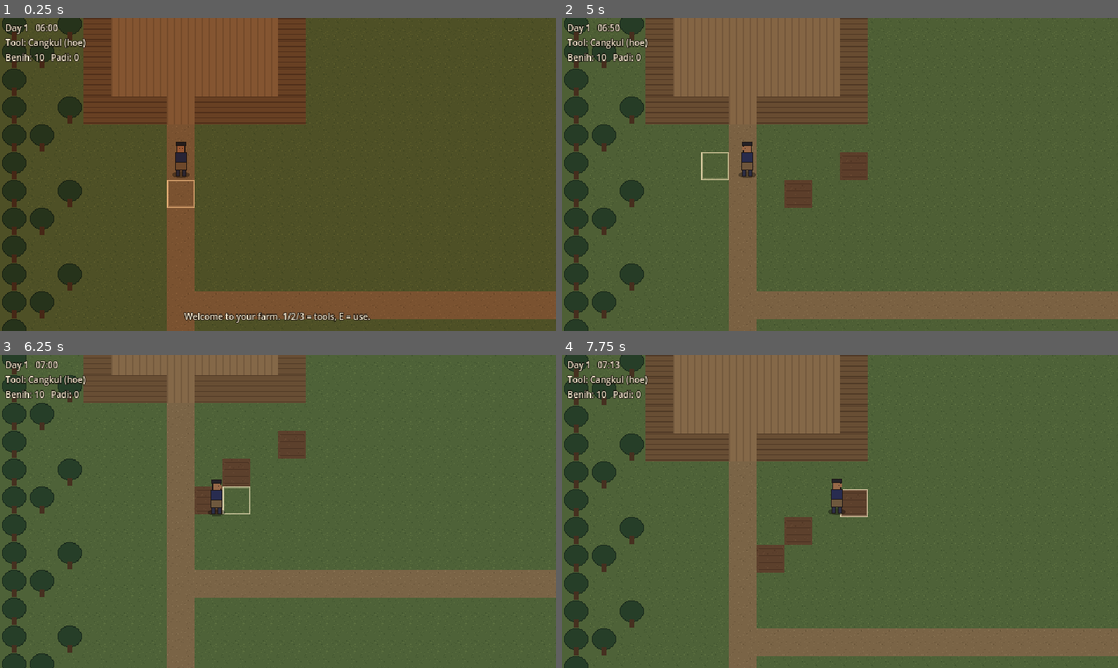
Above: before the commit, frames 1-4 (two rows, left to right).
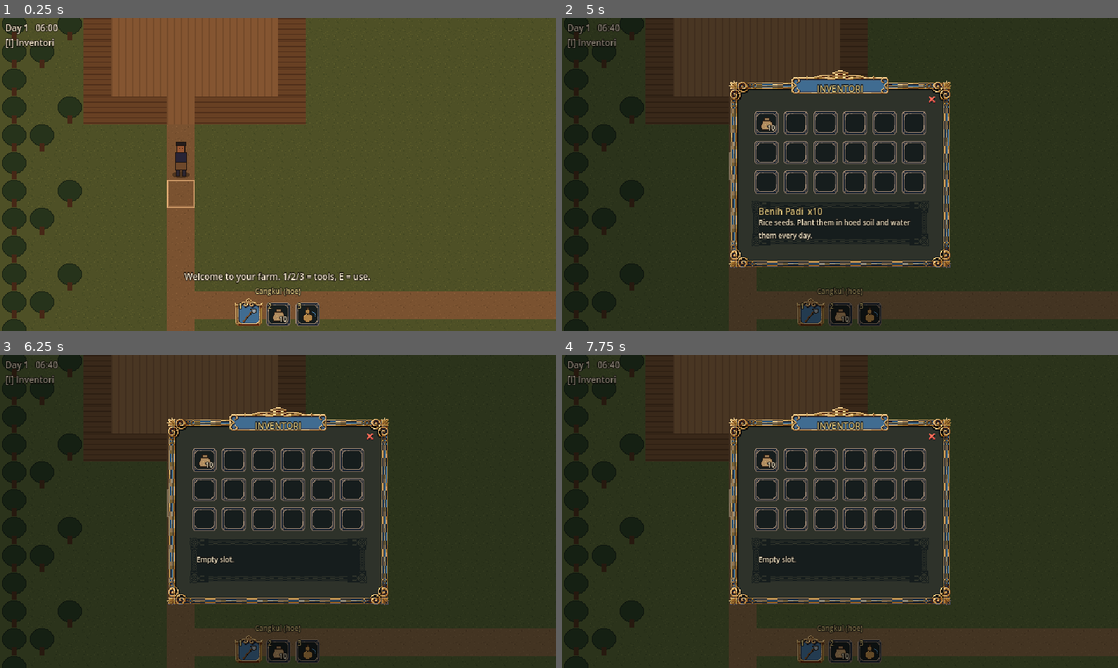
Above: after the commit, the same moments.

Repository: Hans2340/project-harvest
Game: Godot game, scene res://scenes/world/farm.tscn
Two runs of this game, one before a commit and one after it. Both use one fixed random seed, a clock stepped at 60 frames per second and the inputs below.
Inputs (mouse positions are in pixels of both pictures, inside the frame that each line leads up to):
- Up to frame 1 (0.25 s): no input
- Up to frame 2 (5 s): tap Enter at 0.5 s; move the mouse to (962, 158) at 0.52 s; hold D (move_right) 0.53-1.28 s; tap 1 (tool_1) at 0.6, 1.55, 2.1, 2.85, 3.8, 4.35 s; move the mouse to (728, 190) at 1.27 s; hold S (move_down) 1.28-2.03 s; tap E (interact) at 1.35 s; move the mouse to (895, 105) at 2.02 s; hold D (move_right) 2.03-2.78 s; move the mouse to (812, 237) at 2.77 s; hold W (move_up) 2.78-3.53 s; move the mouse to (1006, 221) at 3.52 s; hold E (interact) 3.53-4.28 s; hold A (move_left) from 3.53 s (still down); tap Escape (ui_cancel) at 4.15 s; move the mouse to (673, 127) at 4.27 s; tap I (inventory, bound only after the commit) at 4.9 s
- Up to frame 3 (6.25 s): move the mouse to (305, 511) at 5.02 s; release A (move_left) at 5.03 s; hold S (move_down) 5.03-5.78 s; tap 1 (tool_1) at 5.1, 6.05 s; move the mouse to (194, 433) at 5.77 s; hold D (move_right) from 5.78 s (still down); tap E (interact) at 5.85 s
- Up to frame 4 (7.75 s): move the mouse to (962, 495) at 6.52 s; release D (move_right) at 6.53 s; hold W (move_up) 6.53-7.28 s; tap 1 (tool_1) at 6.6, 7.35 s; move the mouse to (728, 527) at 7.27 s; hold D (move_right) from 7.28 s (still down)

The runs differ from the first frame. In frame 1, 2.5% of the frame differs, in the area x 0-67%, y 6-99%; in frame 2, 99%; in frame 3, 97%; in frame 4, 99%, in the area x 0-100%, y 0-100%.

Commit message:
Add inventory window and tool hotbar using Dark Ages UI pack
- UiSkin helper with regions from the pack's 32px tilesheet
- ItemSlot, Hotbar (tools 1-3, gold slot = selected, seed count)
- InventoryUI (I / Tab, pauses game): ornate frame, banner, 6x3 slots, item details
- ItemData resources + ItemDB registry; placeholder item icons
- HUD reworked around hotbar; credits and team notes for the pack
- Inventory test

Co-Authored-By: Claude Opus 5.5 <noreply@anthropic.com>
Claude-Session: https://claude.ai/code/session_01T1Ki7kxoEo9qRMZRfBvUvg

Diff:
--- a/project.godot
+++ b/project.godot
@@ -75,6 +75,13 @@
 ]
 }
 
+inventory={
+"deadzone": 0.2,
+"events": [Object(InputEventKey,"resource_local_to_scene":false,"resource_name":"","device":-1,"window_id":0,"alt_pressed":false,"shift_pressed":false,"ctrl_pressed":false,"meta_pressed":false,"pressed":false,"keycode":0,"physical_keycode":73,"key_label":0,"unicode":105,"location":0,"echo":false,"script":null)
+, Object(InputEventKey,"resource_local_to_scene":false,"resource_name":"","device":-1,"window_id":0,"alt_pressed":false,"shift_pressed":false,"ctrl_pressed":false,"meta_pressed":false,"pressed":false,"keycode":0,"physical_keycode":4194306,"key_label":0,"unicode":0,"location":0,"echo":false,"script":null)
+]
+}
+
 [rendering]
 
 textures/canvas_textures/default_texture_filter=0
--- /dev/null
+++ b/resources/items/padi.tres
@@ -0,0 +1,11 @@
+[gd_resource type="Resource" script_class="ItemData" load_steps=3 format=3]
+
+[ext_resource type="Script" path="res://scripts/items/item_data.gd" id="1_item"]
+[ext_resource type="Texture2D" path="res://assets/sprites/placeholder/icons/padi.png" id="2_icon"]
+
+[resource]
+script = ExtResource("1_item")
+id = "padi"
+display_name = "Padi"
+description = "Freshly harvested rice. Can be sold or stored for the lean months."
+icon = ExtResource("2_icon")
--- /dev/null
+++ b/resources/items/padi_seed.tres
@@ -0,0 +1,11 @@
+[gd_resource type="Resource" script_class="ItemData" load_steps=3 format=3]
+
+[ext_resource type="Script" path="res://scripts/items/item_data.gd" id="1_item"]
+[ext_resource type="Texture2D" path="res://assets/sprites/placeholder/icons/padi_seed.png" id="2_icon"]
+
+[resource]
+script = ExtResource("1_item")
+id = "padi_seed"
+display_name = "Benih Padi"
+description = "Rice seeds. Plant them in hoed soil and water them every day."
+icon = ExtResource("2_icon")
--- a/scenes/ui/hud.tscn
+++ b/scenes/ui/hud.tscn
@@ -3,6 +3,7 @@
 [ext_resource type="Script" path="res://scripts/ui/hud.gd" id="1_hud"]
 
 [node name="HUD" type="CanvasLayer"]
+process_mode = 3
 script = ExtResource("1_hud")
 
 [node name="Info" type="Label" parent="."]
@@ -21,8 +22,8 @@
 anchor_top = 1.0
 anchor_right = 1.0
 anchor_bottom = 1.0
-offset_top = -24.0
-offset_bottom = -6.0
+offset_top = -70.0
+offset_bottom = -54.0
 grow_horizontal = 2
 grow_vertical = 0
 theme_override_colors/font_color = Color(0.95, 0.9, 0.8, 1)
--- /dev/null
+++ b/scripts/items/item_data.gd
@@ -0,0 +1,9 @@
+class_name ItemData
+extends Resource
+## Definition of an inventory item. One .tres per item in resources/items/.
+
+@export var id: String = ""
+@export var display_name: String = ""
+@export_multiline var description: String = ""
+@export var icon: Texture2D
+@export var max_stack: int = 99
--- /dev/null
+++ b/scripts/items/item_db.gd
@@ -0,0 +1,13 @@
+class_name ItemDB
+extends RefCounted
+## Registry of all item definitions. Add new items here (and in resources/items/).
+## The order here is the order items appear in the inventory.
+
+const ITEMS := {
+	"padi_seed": preload("res://resources/items/padi_seed.tres"),
+	"padi": preload("res://resources/items/padi.tres"),
+}
+
+
+static func get_item(id: String) -> ItemData:
+	return ITEMS.get(id)
--- /dev/null
+++ b/scripts/ui/hotbar.gd
@@ -0,0 +1,47 @@
+class_name Hotbar
+extends Control
+## Bottom-centre tool bar. Shows the player's tools; the selected one gets the gold slot.
+
+const TOOL_ICONS := [
+	preload("res://assets/sprites/placeholder/icons/tool_hoe.png"),
+	preload("res://assets/sprites/placeholder/icons/padi_seed.png"),
+	preload("res://assets/sprites/placeholder/icons/tool_water.png"),
+]
+
+var _slots: Array[ItemSlot] = []
+var _name_label: Label
+var _row := HBoxContainer.new()
+
+
+func _ready() -> void:
+	set_anchors_and_offsets_preset(Control.PRESET_CENTER_BOTTOM)
+	mouse_filter = Control.MOUSE_FILTER_IGNORE
+	_row.add_theme_constant_override("separation", 2)
+	add_child(_row)
+	for i in TOOL_ICONS.size():
+		var s := ItemSlot.new()
+		s.set_item("tool_%d" % i, TOOL_ICONS[i])
+		s.set_key_hint(str(i + 1))
+		_row.add_child(s)
+		_slots.append(s)
+	var width := TOOL_ICONS.size() * 34 - 2
+	_row.position = Vector2(-width / 2.0, -38)
+	_name_label = UiSkin.label("", 8, UiSkin.TEXT_GOLD)
+	_name_label.horizontal_alignment = HORIZONTAL_ALIGNMENT_CENTER
+	_name_label.position = Vector2(-80, -52)
+	_name_label.size = Vector2(160, 12)
+	add_child(_name_label)
+	GameState.items_changed.connect(_refresh_counts)
+	_refresh_counts()
+
+
+func set_selected(tool: int) -> void:
+	for i in _slots.size():
+		_slots[i].set_selected(i == tool)
+	_name_label.text = Player.TOOL_NAMES[tool]
+
+
+## Seeds slot shows how many seeds are left.
+func _refresh_counts() -> void:
+	if _slots.size() > 1:
+		_slots[1].set_item("tool_1", TOOL_ICONS[1], GameState.items.get("padi_seed", 0))
--- a/scripts/ui/hud.gd
+++ b/scripts/ui/hud.gd
@@ -1,25 +1,26 @@
 class_name Hud
 extends CanvasLayer
-## On-screen info: day, time, current tool, items, and short messages.
+## On-screen info: day/time, tool hotbar, short messages, and the inventory window.
 
 @onready var info: Label = $Info
 @onready var message: Label = $Message
 @onready var message_timer: Timer = $MessageTimer
 
-var _tool_name := ""
+var hotbar := Hotbar.new()
+var inventory := InventoryUI.new()
 
 
 func _ready() -> void:
+	add_child(hotbar)
+	add_child(inventory)
 	GameState.time_changed.connect(func(_m): _refresh())
 	GameState.day_changed.connect(func(_d): _refresh())
-	GameState.items_changed.connect(_refresh)
 	message_timer.timeout.connect(func(): message.text = "")
 	_refresh()
 
 
 func set_tool(tool: int) -> void:
-	_tool_name = Player.TOOL_NAMES[tool]
-	_refresh()
+	hotbar.set_selected(tool)
 
 
 func show_message(text: String) -> void:
@@ -28,7 +29,4 @@
 
 
 func _refresh() -> void:
-	info.text = "Day %d   %s\nTool: %s\nBenih: %d   Padi: %d" % [
-		GameState.day, GameState.time_text(), _tool_name,
-		GameState.items.get("padi_seed", 0), GameState.items.get("padi", 0),
-	]
+	info.text = "Day %d   %s\n[I] Inventori" % [GameState.day, GameState.time_text()]
--- /dev/null
+++ b/scripts/ui/inventory_ui.gd
@@ -0,0 +1,121 @@
+class_name InventoryUI
+extends Control
+## Inventory window (I / Tab). Pauses the game while open (single player).
+## Built from the Dark Ages UI pack: ornate frame, gold banner, item slots.
+
+const COLUMNS := 6
+const ROWS := 3
+const WINDOW_SIZE := Vector2(256, 216)
+
+var _slots: Array[ItemSlot] = []
+var _name: Label
+var _desc: Label
+
+
+func _ready() -> void:
+	process_mode = Node.PROCESS_MODE_ALWAYS
+	set_anchors_and_offsets_preset(Control.PRESET_FULL_RECT)
+	visible = false
+
+	var dim := ColorRect.new()
+	dim.color = Color(0, 0, 0, 0.45)
+	dim.set_anchors_and_offsets_preset(Control.PRESET_FULL_RECT)
+	add_child(dim)
+
+	var win := UiSkin.nine(UiSkin.FRAME_ORNATE, 32)
+	win.size = WINDOW_SIZE
+	win.set_anchors_preset(Control.PRESET_CENTER)
+	win.position = -WINDOW_SIZE / 2.0
+	win.mouse_filter = Control.MOUSE_FILTER_STOP
+	add_child(win)
+
+	var banner := UiSkin.nine(UiSkin.BANNER_GOLD, 20, 0)
+	banner.size = Vector2(112, 28)
+	banner.position = Vector2((WINDOW_SIZE.x - 112) / 2.0, -12)
+	win.add_child(banner)
+	var title := UiSkin.label("INVENTORI", 10, UiSkin.TEXT_GOLD)
+	title.horizontal_alignment = HORIZONTAL_ALIGNMENT_CENTER
+	title.position = Vector2(0, 10)
+	title.size = Vector2(112, 16)
+	title.vertical_alignment = VERTICAL_ALIGNMENT_CENTER
+	banner.add_child(title)
+
+	var close := TextureButton.new()
+	close.texture_normal = UiSkin.tex(UiSkin.CLOSE)
+	close.position = Vector2(WINDOW_SIZE.x - 30, 14)
+	close.pressed.connect(close_inventory)
+	win.add_child(close)
+
+	var grid := GridContainer.new()
+	grid.columns = COLUMNS
+	grid.add_theme_constant_override("h_separation", 2)
+	grid.add_theme_constant_override("v_separation", 2)
+	grid.position = Vector2((WINDOW_SIZE.x - (COLUMNS * 34 - 2)) / 2.0, 30)
+	win.add_child(grid)
+	for i in COLUMNS * ROWS:
+		var s := ItemSlot.new()
+		s.hovered.connect(_show_details)
+		grid.add_child(s)
+		_slots.append(s)
+
+	var info := UiSkin.nine(UiSkin.PANEL_DARK, 12)
+	info.position = Vector2(26, 138)
+	info.size = Vector2(WINDOW_SIZE.x - 52, 52)
+	win.add_child(info)
+	_name = UiSkin.label("", 10, UiSkin.TEXT_GOLD)
+	_name.position = Vector2(8, 5)
+	info.add_child(_name)
+	_desc = UiSkin.label("", 8)
+	_desc.autowrap_mode = TextServer.AUTOWRAP_WORD_SMART
+	_desc.position = Vector2(8, 19)
+	_desc.size = Vector2(info.size.x - 16, 30)
+	info.add_child(_desc)
+
+	GameState.items_changed.connect(refresh)
+
+
+func _unhandled_input(event: InputEvent) -> void:
+	if event.is_action_pressed("inventory"):
+		if visible:
+			close_inventory()
+		else:
+			open_inventory()
+		get_viewport().set_input_as_handled()
+	elif visible and event.is_action_pressed("ui_cancel"):
+		close_inventory()
+		get_viewport().set_input_as_handled()
+
+
+func open_inventory() -> void:
+	refresh()
+	visible = true
+	get_tree().paused = true
+
+
+func close_inventory() -> void:
+	visible = false
+	get_tree().paused = false
+
+
+## Fill slots from GameState.items, in ItemDB order. Empty stacks are skipped.
+func refresh() -> void:
+	var i := 0
+	for id in ItemDB.ITEMS:
+		var count: int = GameState.items.get(id, 0)
+		if count <= 0 or i >= _slots.size():
+			continue
+		_slots[i].set_item(id, ItemDB.get_item(id).icon, count)
+		i += 1
+	for j in range(i, _slots.size()):
+		_slots[j].clear()
+	_show_details(_slots[0])
+
+
+func _show_details(slot: ItemSlot) -> void:
+	var item := ItemDB.get_item(slot.item_id)
+	if item == null:
+		_name.text = ""
+		_desc.text = "Empty slot." if slot.item_id == "" else ""
+		return
+	_name.text = "%s  x%d" % [item.display_name, GameState.items.get(item.id, 0)]
+	_desc.text = item.description
--- /dev/null
+++ b/scripts/ui/item_slot.gd
@@ -0,0 +1,48 @@
+class_name ItemSlot
+extends TextureRect
+## One 32x32 inventory/hotbar slot: background, icon, stack count, optional key hint.
+
+signal hovered(slot: ItemSlot)
+
+var item_id: String = ""
+
+var _icon := TextureRect.new()
+var _count: Label
+var _key: Label
+
+
+func _init() -> void:
+	custom_minimum_size = Vector2(32, 32)
+	texture = UiSkin.tex(UiSkin.SLOT)
+	mouse_filter = Control.MOUSE_FILTER_STOP
+	_icon.position = Vector2(6, 9)
+	_icon.size = Vector2(20, 20)
+	_icon.mouse_filter = Control.MOUSE_FILTER_IGNORE
+	add_child(_icon)
+	_count = UiSkin.label("", 8)
+	_count.horizontal_alignment = HORIZONTAL_ALIGNMENT_RIGHT
+	_count.position = Vector2(0, 18)
+	_count.size = Vector2(27, 12)
+	add_child(_count)
+	_key = UiSkin.label("", 8, UiSkin.TEXT_GOLD)
+	_key.position = Vector2(4, 3)
+	add_child(_key)
+	mouse_entered.connect(func(): hovered.emit(self))
+
+
+func set_item(id: String, icon: Texture2D, count: int = 0) -> void:
+	item_id = id
+	_icon.texture = icon
+	_count.text = str(count) if count > 1 else ""
+
+
+func clear() -> void:
+	set_item("", null, 0)
+
+
+func set_key_hint(text: String) -> void:
+	_key.text = text
+
+
+func set_selected(on: bool) -> void:
+	texture = UiSkin.tex(UiSkin.SLOT_SELECTED if on else UiSkin.SLOT)
--- /dev/null
+++ b/scripts/ui/ui_skin.gd
@@ -0,0 +1,55 @@
+class_name UiSkin
+extends RefCounted
+## Pieces of the Dark Ages UI pack (by Hypnobius), cut from its 32 px tilesheet.
+## Use these instead of hard-coding regions in every UI script.
+
+const SHEET := preload("res://assets/ui/dark_ages/ui_tilesheet.png")
+
+const FRAME_ORNATE := Rect2(0, 0, 96, 96)       ## gold/blue window frame (9-slice, margin 32)
+const PARCHMENT := Rect2(96, 0, 96, 96)
+const PANEL_DARK := Rect2(210, 18, 60, 60)      ## dark inset panel (9-slice, margin 12)
+const BANNER_GOLD := Rect2(128, 96, 64, 28)     ## title banner with crown (stretch sideways, margin 20)
+const SLOT := Rect2(192, 96, 32, 32)
+const SLOT_ALT := Rect2(224, 96, 32, 32)
+const SLOT_SELECTED := Rect2(256, 96, 32, 32)
+const CLOSE := Rect2(72, 232, 16, 16)
+const BAR_FRAME := Rect2(192, 128, 96, 32)
+const BAR_RED := Rect2(192, 160, 96, 32)
+const BAR_BLUE := Rect2(288, 128, 96, 32)
+const BAR_GREEN := Rect2(288, 160, 96, 32)
+
+const TEXT := Color(0.95, 0.9, 0.78)
+const TEXT_GOLD := Color(0.86, 0.77, 0.49)   ## pack palette "Honey Gold" #dcc47c
+const OUTLINE := Color(0.08, 0.07, 0.06)
+
+
+static func tex(region: Rect2) -> AtlasTexture:
+	var t := AtlasTexture.new()
+	t.atlas = SHEET
+	t.region = region
+	return t
+
+
+## 9-slice from the sheet. `margin_v` < 0 means same as `margin` (use 0 to stretch only sideways).
+static func nine(region: Rect2, margin: int, margin_v: int = -1) -> NinePatchRect:
+	var mv := margin if margin_v < 0 else margin_v
+	var n := NinePatchRect.new()
+	n.texture = SHEET
+	n.region_rect = region
+	n.patch_margin_left = margin
+	n.patch_margin_top = mv
+	n.patch_margin_right = margin
+	n.patch_margin_bottom = mv
+	n.mouse_filter = Control.MOUSE_FILTER_IGNORE
+	return n
+
+
+static func label(text: String, size: int = 10, color := TEXT) -> Label:
+	var l := Label.new()
+	l.text = text
+	l.add_theme_font_size_override("font_size", size)
+	l.add_theme_color_override("font_color", color)
+	l.add_theme_color_override("font_outline_color", OUTLINE)
+	l.add_theme_constant_override("outline_size", 3)
+	l.mouse_filter = Control.MOUSE_FILTER_IGNORE
+	return l
--- /dev/null
+++ b/tests/test_inventory.gd
@@ -0,0 +1,37 @@
+extends SceneTree
+## Headless test for the inventory window and hotbar.
+## Run: godot --headless --path . -s tests/test_inventory.gd
+
+var ok := true
+
+
+func _initialize() -> void:
+	change_scene_to_file("res://scenes/world/farm.tscn")
+	for i in 3:
+		await process_frame
+	var hud = current_scene.get_node("HUD")
+	var gs = root.get_node("GameState")
+	var inv = hud.inventory
+
+	_check(not inv.visible, "inventory starts closed")
+	_check(hud.hotbar._slots.size() == 3, "hotbar has 3 tool slots")
+	_check(hud.hotbar._slots[0].texture.region == UiSkin.SLOT_SELECTED, "hoe selected at start")
+
+	inv.open_inventory()
+	_check(inv.visible and paused, "opening shows window and pauses game")
+	_check(inv._slots[0].item_id == "padi_seed" and inv._slots[0]._count.text == "10", "first slot: 10 padi seeds")
+	_check(inv._slots[1].item_id == "", "padi hidden while count is 0")
+	_check(inv._name.text.begins_with("Benih Padi"), "details show item name")
+
+	gs.add_item("padi", 4)
+	_check(inv._slots[1].item_id == "padi" and inv._slots[1]._count.text == "4", "new items appear live")
+
+	inv.close_inventory()
+	_check(not inv.visible and not paused, "closing resumes game")
+	print("RESULT: ", "PASS" if ok else "FAIL")
+	quit(0 if ok else 1)
+
+
+func _check(cond: bool, label: String) -> void:
+	print(("  ok   " if cond else "  FAIL ") + label)
+	ok = ok and cond
Binary file added: assets/sprites/placeholder/icons/padi.png
Not shown, added: assets/sprites/placeholder/icons/padi.png.import
Binary file added: assets/sprites/placeholder/icons/padi_seed.png
Not shown, added: assets/sprites/placeholder/icons/padi_seed.png.import
Binary file added: assets/sprites/placeholder/icons/tool_hoe.png
Not shown, added: assets/sprites/placeholder/icons/tool_hoe.png.import
Binary file added: assets/sprites/placeholder/icons/tool_water.png
Not shown, added: assets/sprites/placeholder/icons/tool_water.png.import
Not shown, added: assets/ui/dark_ages/LICENSE.txt
Not shown, added: assets/ui/dark_ages/README.txt
Binary file added: assets/ui/dark_ages/ui_tilesheet.png
Not shown, added: assets/ui/dark_ages/ui_tilesheet.png.import
(and 12 more such lines)
